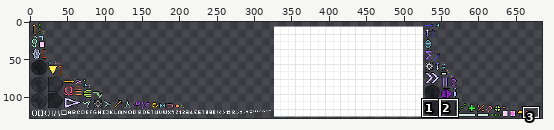
Sprite sheet, stored at android/assets/textures/textures.png. Above, an overview of the earlier version with the close-up marked.
Close-up. As it was:
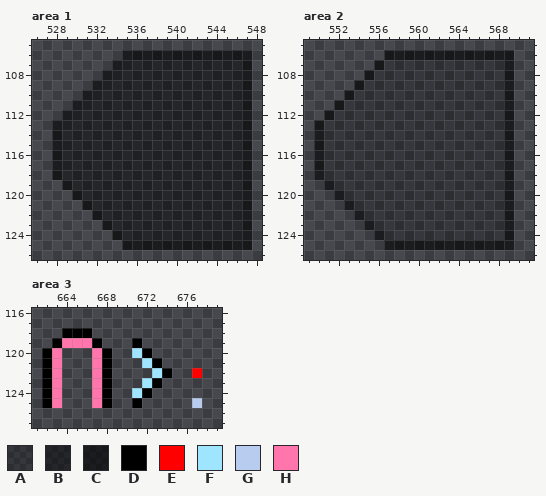
The file is 1024x128 pixels. Colours within 5 levels of each other are drawn and written as one. Shown: area 1: x 526..548, y 105..126; area 2: x 549..571, y 105..126; area 3: x 661..679, y 116..127. The wide view leaves out empty margins. The commit also changed other parts of the picture, which this record leaves out.
Palette (. is transparent): A #0000003c  B #00000079  C #0000009b  D #000000  E #ff0000  F #a0e5ff  G #b8ccef  H #ff75ac
Pixels before, area 1, first column x 528:
106 .......CCCCCCCCCCCCC
107 ......CBBBBBBBBBBBBC
108 .....CBBBBBBBBBBBBBC
109 ....CBBBBBBBBBBBBBBC
110 ...CBBBBBBBBBBBBBBBC
111 ..CBBBBBBBBBBBBBBBBC
112 .CBBBBBBBBBBBBBBBBBC
113 CBBBBBBBBBBBBBBBBBBC
114 CBBBBBBBBBBBBBBBBBBC
115 CBBBBBBBBBBBBBBBBBBC
116 CBBBBBBBBBBBBBBBBBBC
117 CBBBBBBBBBBBBBBBBBBC
118 CBBBBBBBBBBBBBBBBBBC
119 .CBBBBBBBBBBBBBBBBBC
120 ..CBBBBBBBBBBBBBBBBC
121 ...CBBBBBBBBBBBBBBBC
122 ....CBBBBBBBBBBBBBBC
123 .....CBBBBBBBBBBBBBC
124 ......CBBBBBBBBBBBBC
125 .......CCCCCCCCCCCCC
Pixels before, area 2, first column x 550:
106 .......CCCCCCCCCCCCC
107 ......CAAAAAAAAAAAAC
108 .....CAAAAAAAAAAAAAC
109 ....CAAAAAAAAAAAAAAC
110 ...CAAAAAAAAAAAAAAAC
111 ..CAAAAAAAAAAAAAAAAC
112 .CAAAAAAAAAAAAAAAAAC
113 CAAAAAAAAAAAAAAAAAAC
114 CAAAAAAAAAAAAAAAAAAC
115 CAAAAAAAAAAAAAAAAAAC
116 CAAAAAAAAAAAAAAAAAAC
117 CAAAAAAAAAAAAAAAAAAC
118 CAAAAAAAAAAAAAAAAAAC
119 .CAAAAAAAAAAAAAAAAAC
120 ..CAAAAAAAAAAAAAAAAC
121 ...CAAAAAAAAAAAAAAAC
122 ....CAAAAAAAAAAAAAAC
123 .....CAAAAAAAAAAAAAC
124 ......CAAAAAAAAAAAAC
125 .......CCCCCCCCCCCCC
Pixels before, area 3, first column x 662:
118 ..DDD...........
119 .DHHHD...D......
120 DH...HD..FD.....
121 DH...HD...FD....
122 DH...HD....FD..E
123 DH...HD...FD....
124 DH...HD..FD.....
125 DH...HD..D.....G
The result:
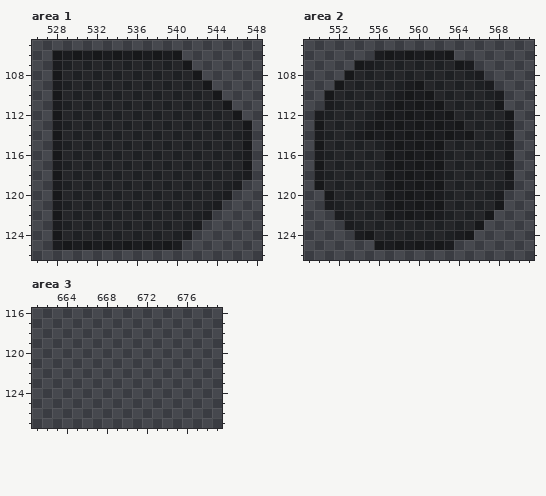
Change:
Changed rows in their new state; - is an unchanged pixel.
Area 1:
first column x 528:
106 CCCCCCC------.......
107 CBBBBBB------C......
108 CBBBBB--------C.....
109 CBBBB----------C....
110 CBBB------------C...
111 CBB--------------C..
112 CB----------------C.
first column x 528:
119 CB----------------C.
120 CBB--------------C..
121 CBBB------------C...
122 CBBBB----------C....
123 CBBBBB--------C.....
124 CBBBBBB------C......
125 CCCCCCC------.......
Area 2:
first column x 550:
106 ------C-------......
107 ----CCBBBBBBBBCC....
108 ---CBBBBBBBBBBBBC...
109 --CBBBBBBCCBBBBBBC..
110 -CBBBBBBCCCCBBBBBBC.
111 -CBBBBBCCCCCCBBBBBC.
112 CBBBBBCCCCCCCCBBBBB-
113 -BBBBCCCCCCCCCCBBBB-
114 -BBBCCCCCCCCCCCCBBB-
115 -BBBBBBCCCCCCBBBBBB-
116 -BBBBBBCCCCCCBBBBBB-
117 -BBBBBBCCCCCCBBBBBB-
118 -BBBBBBCCCCCCBBBBBB-
119 CBBBBBBCCCCCCBBBBBB-
120 -CBBBBBCCCCCCBBBBBC.
121 -CBBBBBCCCCCCBBBBBC.
122 --CBBBBCCCCCCBBBBC..
123 ---CBBBBBBBBBBBBC...
124 ----CCBBBBBBBBCC....
125 ------C-------......
Area 3:
first column x 662:
118 --...-----------
119 -.....---.------
120 ..---..--..-----
121 ..---..---..----
122 ..---..----..--.
123 ..---..---..----
124 ..---..--..-----
125 ..---..--.-----.
Pixel boxes of the changes (left, top, right, bottom) in both close-ups:
changed: (52, 50, 122, 120)
changed: (182, 50, 252, 120)
changed: (52, 180, 122, 250)
changed: (182, 180, 252, 250)
changed: (314, 50, 514, 250)
erased: (42, 328, 202, 408)
